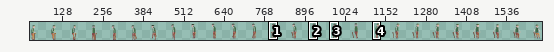
Two versions of one sprite sheet, TakeABreak_Unity/Assets/Sprites/Jugador/Jugador_sentandose.png. Above: a wide view before the commit, with the close-up outlined.
Close-up. Earlier state:
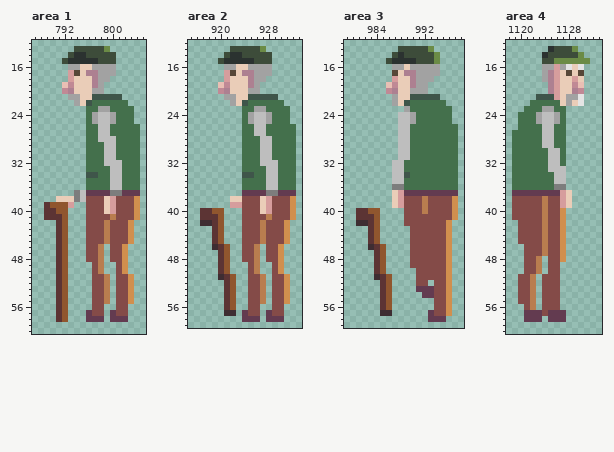
The file is 1664x64 pixels. Colours within 5 levels of each other are drawn and written as one. Shown: area 1: x 787..805, y 12..60; area 2: x 915..933, y 12..59; area 3: x 979..998, y 12..59; area 4: x 1118..1133, y 12..60. The wide view leaves out empty margins. The commit also changed other parts of the picture, which this record leaves out.
Now the later version:
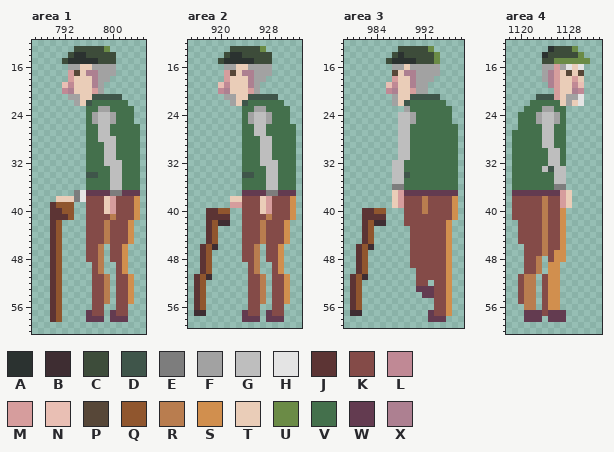
Palette (. is transparent): A #2b3230  B #3e2d32  C #3d4c3a  D #3f554a  E #7d7d7d  F #a2a2a2  G #bebebe  H #e4e4e4  J #5c3434  K #844b48  L #c08995  M #d69d9d  N #e9bfb4  P #574738  Q #90562e  R #b97d4f  S #d18f4e  T #eacdb8  U #6b8b46  V #44704c  W #633b50  X #ad8091
Diff:
Area 1:
The edit turns colour G into colour H in rows 37 to 38 at x 795.
There is now colour J in rows 42 to 58 at x 790.
The edit turns colour Q into colour J in row 39 at x 790; in row 40 at x 791; in row 41 at x 792.
The edit turns colour F into colour M in row 20 at x 797.
There is now colour Q in rows 40 to 41 at x 793.
The edit turns colour J into colour Q in rows 42 to 58 at x 791.
The edit turns colour M into colour Q in row 39 at x 793.
The edit erases colour J in rows 39 to 41 at x 789.
The edit erases colour Q in rows 42 to 58 at x 792.
Area 2:
There is now colour B in row 42 at x 921; in row 51 at x 918; in row 57 at x 916 to 917.
The edit turns colour Q into colour B in row 42 at x 920.
There is now colour J in row 41 at x 921; in rows 43 to 45 at x 918; in rows 46 to 50 at x 917; in rows 51 to 56 at x 916.
The edit turns colour B into colour J in row 42 at x 918.
The edit turns colour Q into colour J in row 40 at x 919; in row 41 at x 920.
The edit turns colour F into colour M in row 20 at x 925.
There is now colour Q in row 40 at x 921; in rows 46 to 50 at x 918; in rows 51 to 56 at x 917.
The edit turns colour J into colour Q in rows 42 to 45 at x 919.
The edit erases colour B in row 42 at x 917; in row 51 at x 920; in row 57 at x 921 to 922.
The edit erases colour J in rows 40 to 41 at x 917; in rows 46 to 50 at x 920; in rows 51 to 56 at x 921.
The edit erases colour Q in rows 43 to 45 at x 920; in rows 46 to 50 at x 921; in rows 51 to 56 at x 922.
Area 3:
There is now colour B in row 42 at x 985; in row 51 at x 982; in row 57 at x 980 to 981.
The edit turns colour Q into colour B in row 42 at x 984.
There is now colour J in row 41 at x 985; in rows 43 to 45 at x 982; in rows 46 to 50 at x 981; in rows 51 to 56 at x 980.
The edit turns colour B into colour J in row 42 at x 982.
The edit turns colour Q into colour J in row 40 at x 983; in row 41 at x 984.
The edit turns colour F into colour M in row 20 at x 990.
There is now colour Q in row 40 at x 985; in rows 46 to 50 at x 982; in rows 51 to 56 at x 981.
The edit turns colour J into colour Q in rows 42 to 45 at x 983.
The edit erases colour B in row 42 at x 981; in row 51 at x 984; in row 57 at x 985 to 986.
The edit erases colour J in rows 40 to 41 at x 981; in rows 46 to 50 at x 984; in rows 51 to 56 at x 985.
The edit erases colour Q in rows 43 to 45 at x 984; in rows 46 to 50 at x 985; in rows 51 to 56 at x 986.
Area 4:
The edit turns colour G into colour D in row 33 at x 1125.
The edit turns colour V into colour G in row 33 at x 1124.
The edit turns colour K into colour R in rows 51 to 56 at x 1121.
The edit turns colour K into colour S in rows 47 to 48 at x 1126; in rows 49 to 56 at x 1125 to 1126.
The edit erases colour X in row 20 at x 1125.
